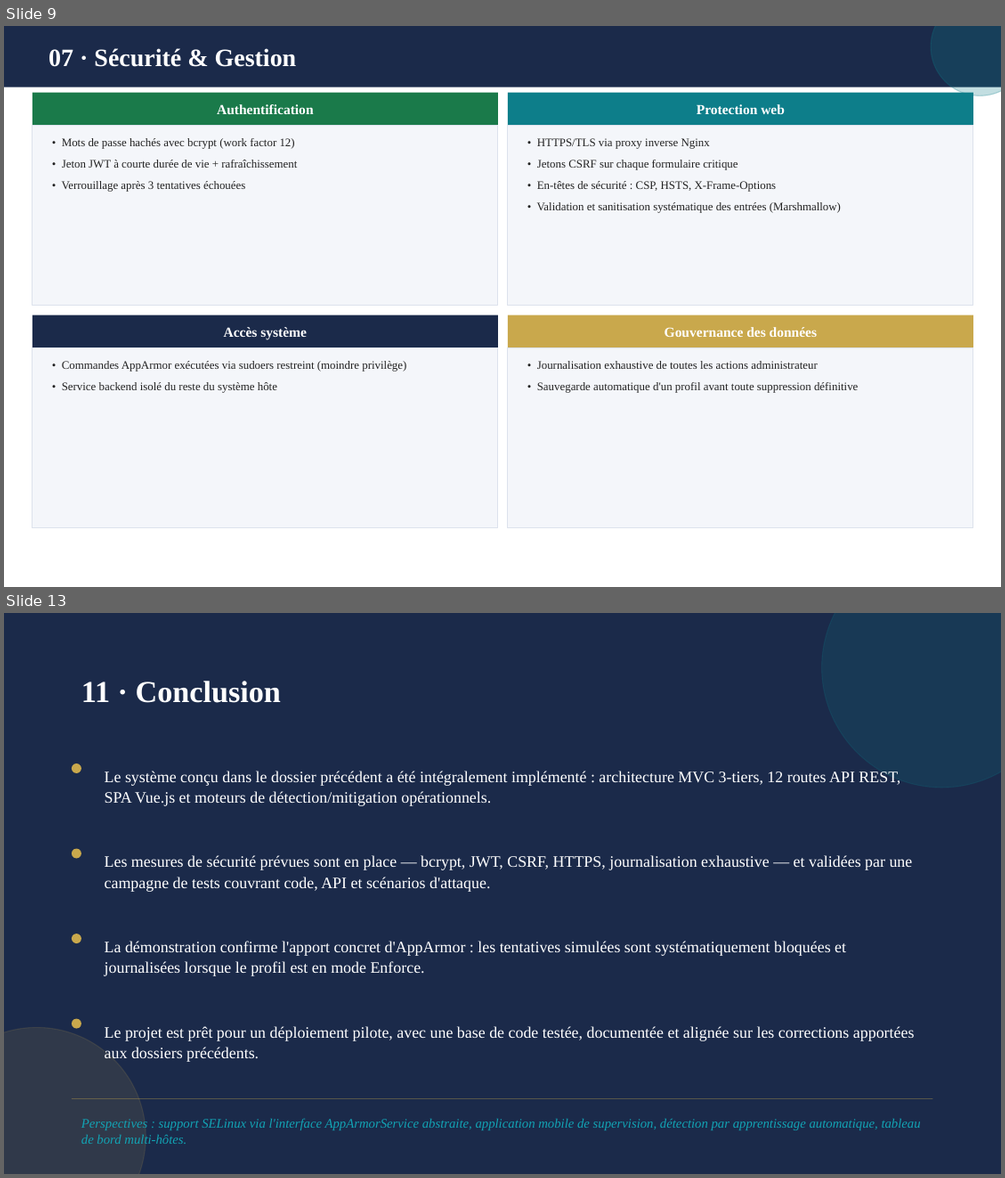
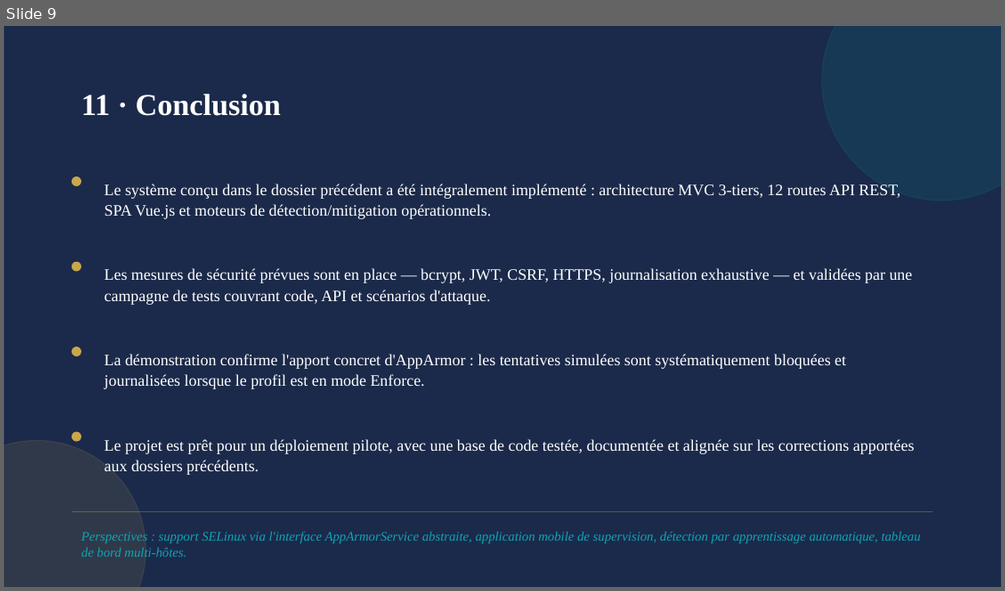
Before and after one commit to OpenSecureFoundation/Web-AppArmor-Manager, a slide deck: Dossier_de_Realisation_AppArmor.pptx. Shown one above the other, each under a label of ours: slides 9 and 13 before the commit, slide 9 after it; the slides between them are not shown. The pictures are 1005x1178 and 1005x591 pixels, drawn with LibreOffice and Linux fonts; fonts in the diff are those of the drawing. Boxes give left, top, right and bottom in pixels: in the first picture for what was removed or moved away, otherwise in the second. Text is boxed around its words. In the diff, an @@ line names an element or a change of style, - is before the commit and + after.

```diff
--- a/Dossier_de_Realisation_AppArmor.pptx
+++ b/Dossier_de_Realisation_AppArmor.pptx
@@ slide 9 removed at (4,26,1001,587), background #FFFFFF @@
@@ rectangle removed at (4,26,1001,87) @@
@@ text removed at (48,48,297,67) @@
-07 · Sécurité & Gestion
@@ ellipse removed at (931,26,1001,95) @@
@@ rectangle removed at (32,93,497,126) @@
@@ text removed at (217,104,314,114) @@
-Authentification
@@ rectangle removed at (508,93,973,126) @@
@@ text removed at (696,104,785,114) @@
-Protection web
@@ rectangle removed at (32,126,497,305) @@
@@ rectangle removed at (508,126,973,305) @@
@@ text removed at (62,138,297,192) @@
-• Mots de passe hachés avec bcrypt (work factor 12)
-• Jeton JWT à courte durée de vie + rafraîchissement
-• Verrouillage après 3 tentatives échouées
@@ text removed at (537,138,841,213) @@
-• HTTPS/TLS via proxy inverse Nginx
-• Jetons CSRF sur chaque formulaire critique
-• En-têtes de sécurité : CSP, HSTS, X-Frame-Options
-• Validation et sanitisation systématique des entrées (Marshmallow)
@@ rectangle removed at (32,315,497,348) @@
@@ rectangle removed at (508,315,973,348) @@
@@ text removed at (224,327,307,339) @@
-Accès système
@@ text removed at (664,327,817,337) @@
-Gouvernance des données
@@ rectangle removed at (32,348,497,527) @@
@@ text removed at (62,361,406,393) @@
-• Commandes AppArmor exécutées via sudoers restreint (moindre privilège)
-• Service backend isolé du reste du système hôte
@@ rectangle removed at (508,348,973,527) @@
@@ text removed at (537,361,858,393) @@
-• Journalisation exhaustive de toutes les actions administrateur
-• Sauvegarde automatique d'un profil avant toute suppression définitive
@@ what was slide 13 is now slide 9 @@
```
Also in this commit, not shown: 5 slides changed, 1 slide added, 4 other slides removed.
